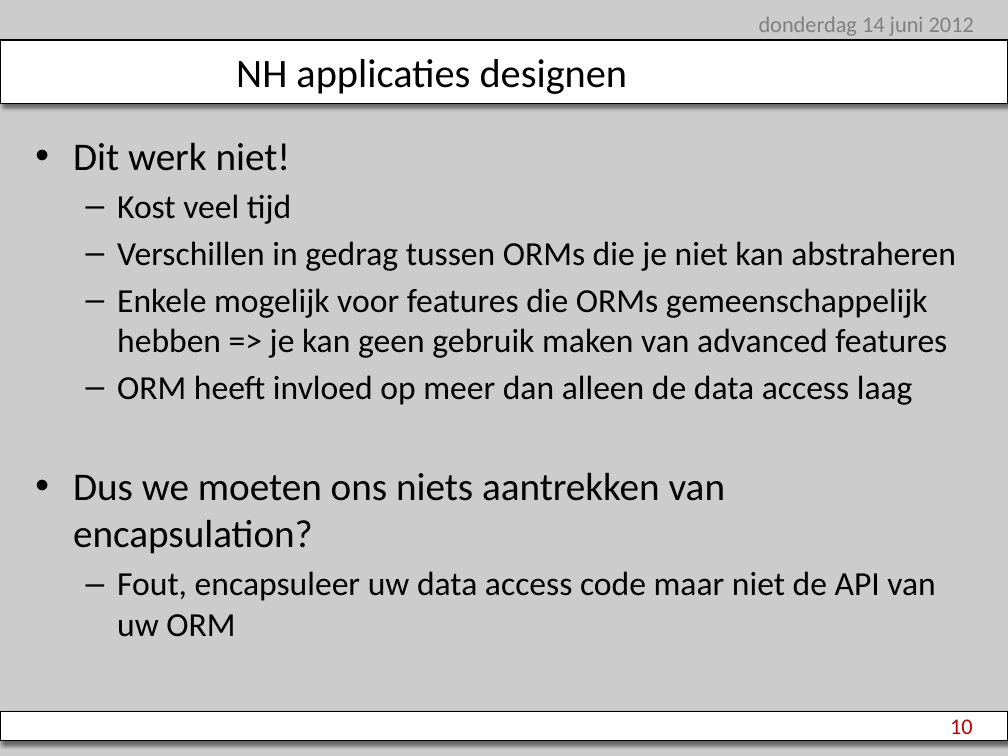
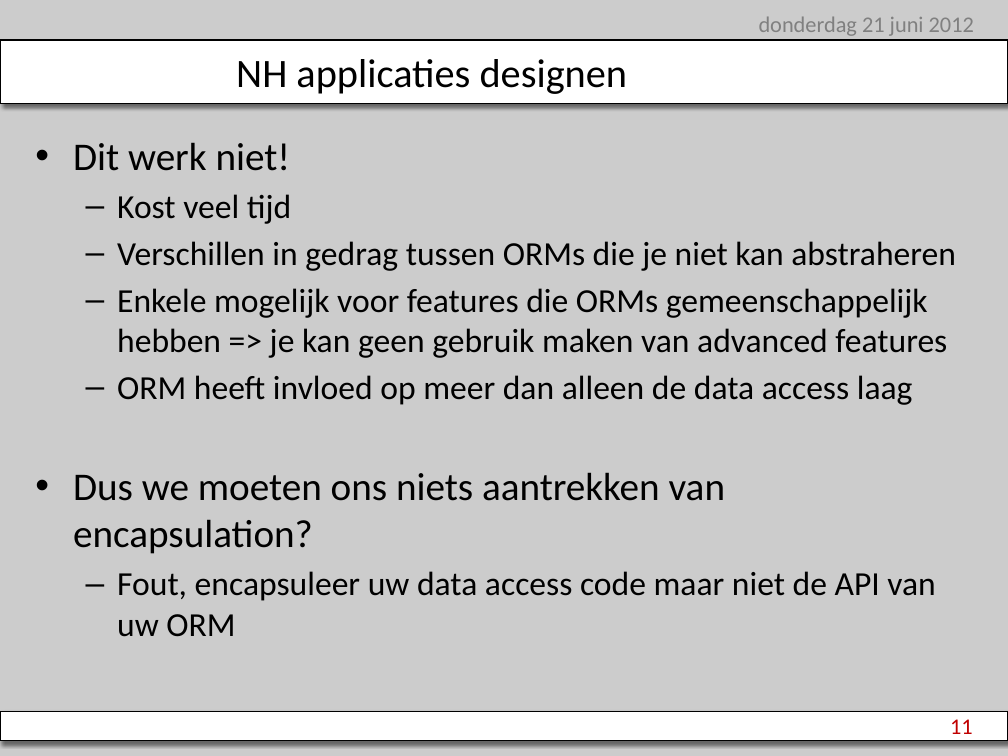
Before and after one commit to stevenlauwers22/NHibernate.QFrameBootcamp, a slide deck: slide 11 of NHibernateCourse.pptx (slide 10 before the commit). Drawn at 1008x756 pixels with LibreOffice and Linux fonts; fonts in the diff are those of the drawing; background and template pictures are left out. Boxes give left, top, right and bottom in pixels: in the first picture for what was removed or moved away, otherwise in the second. Text is boxed around its words. In the diff, an @@ line names an element or a change of style, - is before the commit and + after.

```diff
--- a/NHibernateCourse.pptx
+++ b/NHibernateCourse.pptx
@@ text at <box>759,16,974,36</box>: text changed @@
-donderdag 14 juni 2012
+donderdag 21 juni 2012
@@ page number at <box>950,719,973,734</box>: text changed @@
-10
+11
```
Also in this commit, not shown: 11 other slides changed, 3 slides added, 9 other files.
